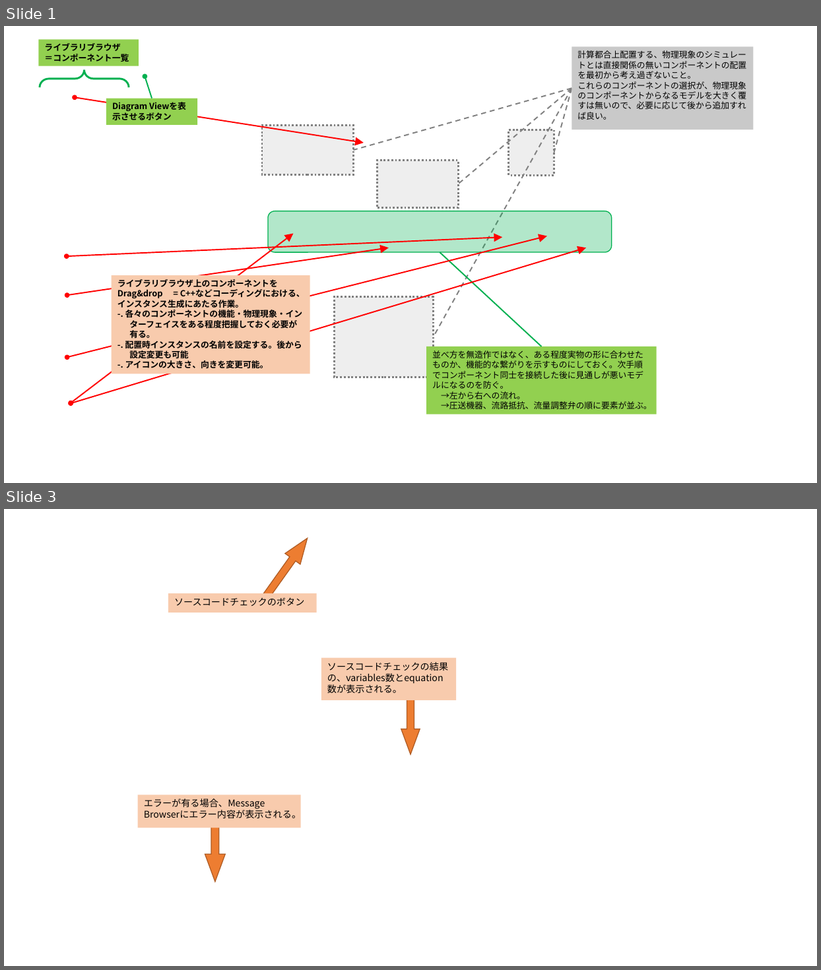
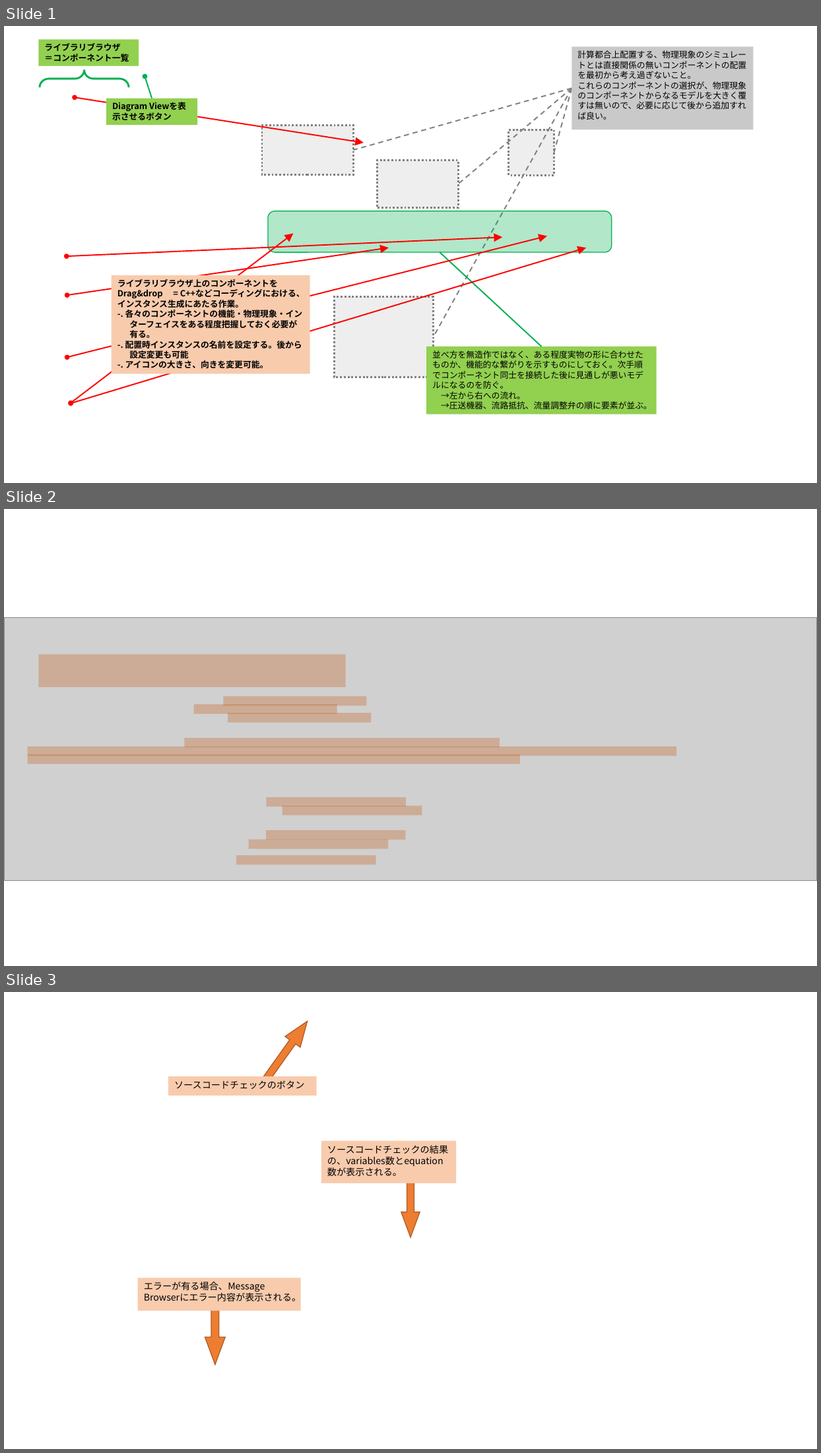
Before and after one commit to zeta-plusplus/WalkingInWorldOfThermoFluid, a slide deck: figs/makeFigs.pptx. Shown one above the other, each under a label of ours: slides 1 and 3 before the commit, slides 1, 2 and 3 after it; the slides between them are not shown. The pictures are 821x970 and 821x1453 pixels, drawn with LibreOffice and Linux fonts; fonts in the diff are those of the drawing; grey boxes stand for pictures; background and template pictures are left out. Boxes give left, top, right and bottom in pixels: in the first picture for what was removed or moved away, otherwise in the second. Text is boxed around its words. In the diff, an @@ line names an element or a change of style, - is before the commit and + after.

```diff
--- a/figs/makeFigs.pptx
+++ b/figs/makeFigs.pptx
@@ slide 2 added at [4,509,817,966], background #FFFFFF @@
@@ picture added at [4,618,817,881] @@
@@ rectangle added at [39,655,346,688], fill #C55A11 at 30% opacity @@
@@ rectangle added at [193,705,337,714], fill #C55A11 at 30% opacity @@
@@ rectangle added at [224,696,367,706], fill #C55A11 at 30% opacity @@
@@ rectangle added at [228,714,371,723], fill #C55A11 at 30% opacity @@
@@ rectangle added at [185,739,500,748], fill #C55A11 at 30% opacity @@
@@ rectangle added at [27,755,520,764], fill #C55A11 at 30% opacity @@
@@ rectangle added at [28,747,677,757], fill #C55A11 at 30% opacity @@
@@ rectangle added at [266,797,406,807], fill #C55A11 at 30% opacity @@
@@ rectangle added at [282,806,422,816], fill #C55A11 at 30% opacity @@
@@ rectangle added at [249,840,388,850], fill #C55A11 at 30% opacity @@
@@ rectangle added at [266,830,406,840], fill #C55A11 at 30% opacity @@
@@ rectangle added at [236,855,376,865], fill #C55A11 at 30% opacity @@
```
Also in this commit, not shown: 1 slide removed, 1 other file.
